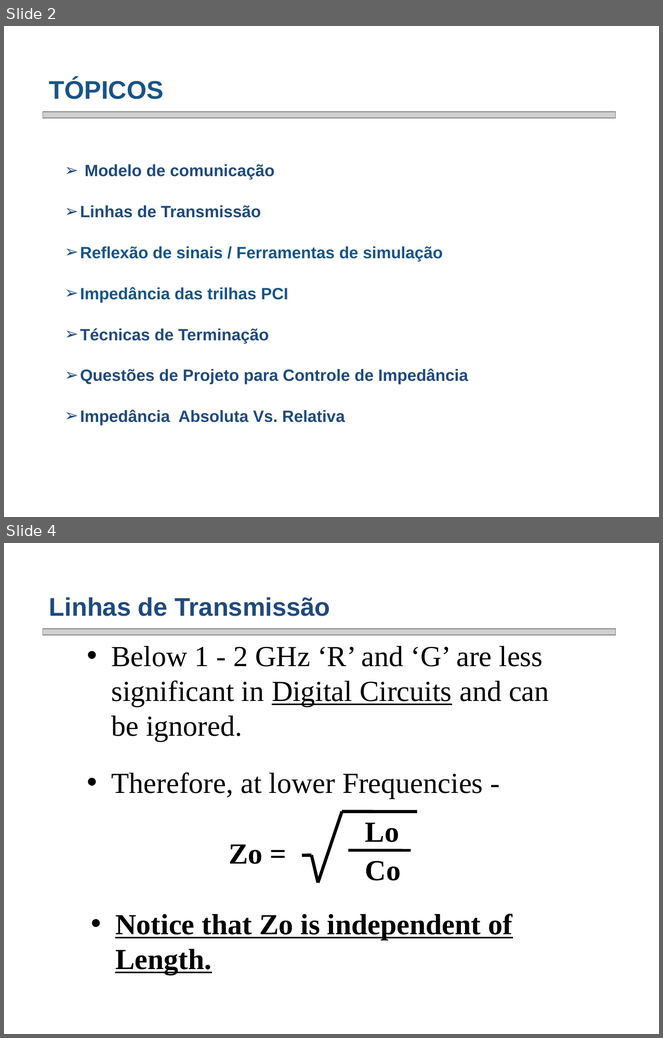
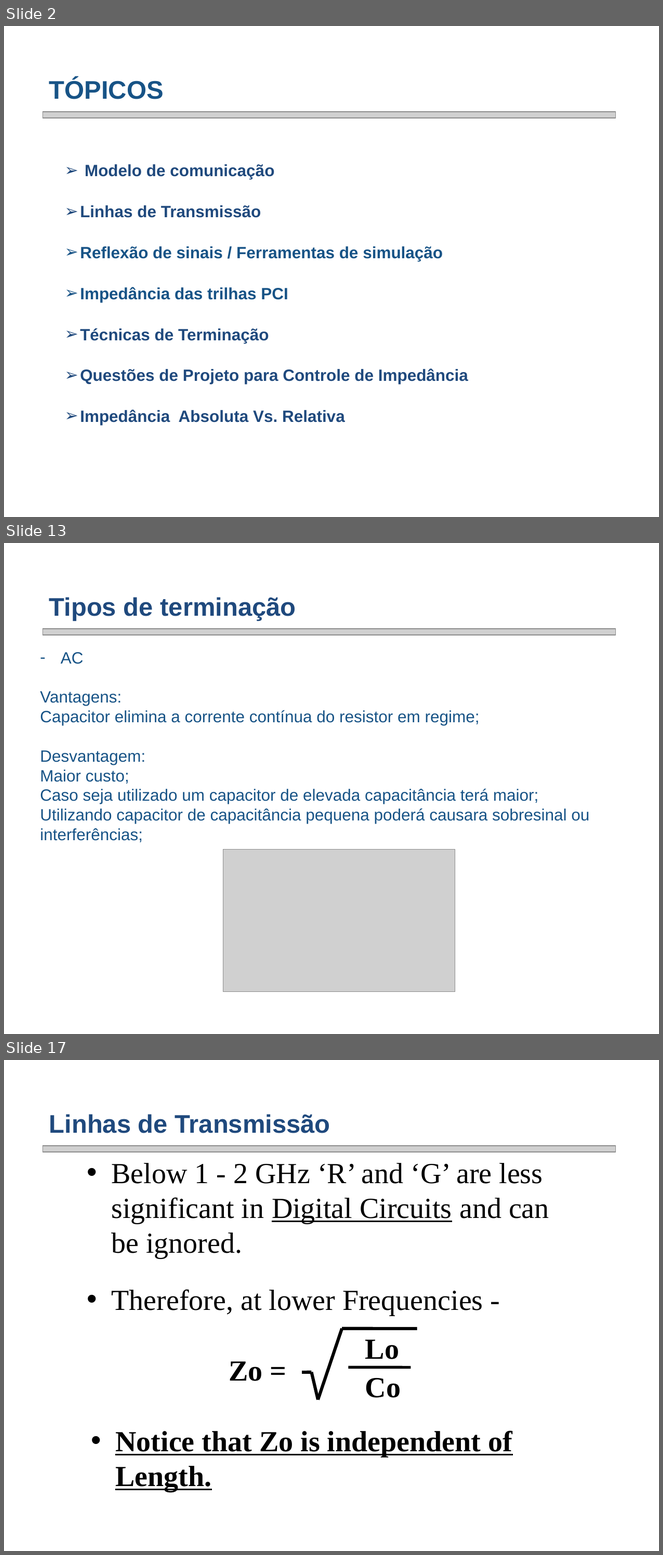
Before and after one commit to smarley2/PSE, a slide deck: Apresentação PSE/Transmission Lines PCB signal Integrity-draft.pptx. Shown one above the other, each under a label of ours: slides 2 and 4 before the commit, slides 2, 13 and 17 after it; the slides between them are not shown. The pictures are 663x1038 and 663x1555 pixels, drawn with LibreOffice and Linux fonts; fonts in the diff are those of the drawing; grey boxes stand for pictures; background and template pictures are left out. Boxes give left, top, right and bottom in pixels: in the first picture for what was removed or moved away, otherwise in the second. Text is boxed around its words. In the diff, an @@ line names an element or a change of style, - is before the commit and + after.

```diff
--- a/Apresentação PSE/Transmission Lines PCB signal Integrity-draft.pptx
+++ b/Apresentação PSE/Transmission Lines PCB signal Integrity-draft.pptx
@@ slide 13 added at (4,543,659,1034), background picture (left out) @@
@@ text added at (49,597,296,621), 28 pt, text #1F497D, bold @@
+Tipos de terminação
@@ picture added at (42,629,616,636) @@
@@ text added at (40,652,590,843), 18 pt, text #175386 @@
+  – AC
+  Vantagens:
+  Capacitor elimina a corrente contínua do resistor em regime;
+  Desvantagem:
+  Maior custo;
+  Caso seja utilizado um capacitor de elevada capacitância terá maior;
+  Utilizando capacitor de capacitância pequena poderá causara sobresinal ou interferências;
@@ picture added at (223,850,455,992) @@
@@ what was slide 4 is now slide 17 @@
```
Also in this commit, not shown: 13 other slides added, 1 slide removed, 1 other file.
